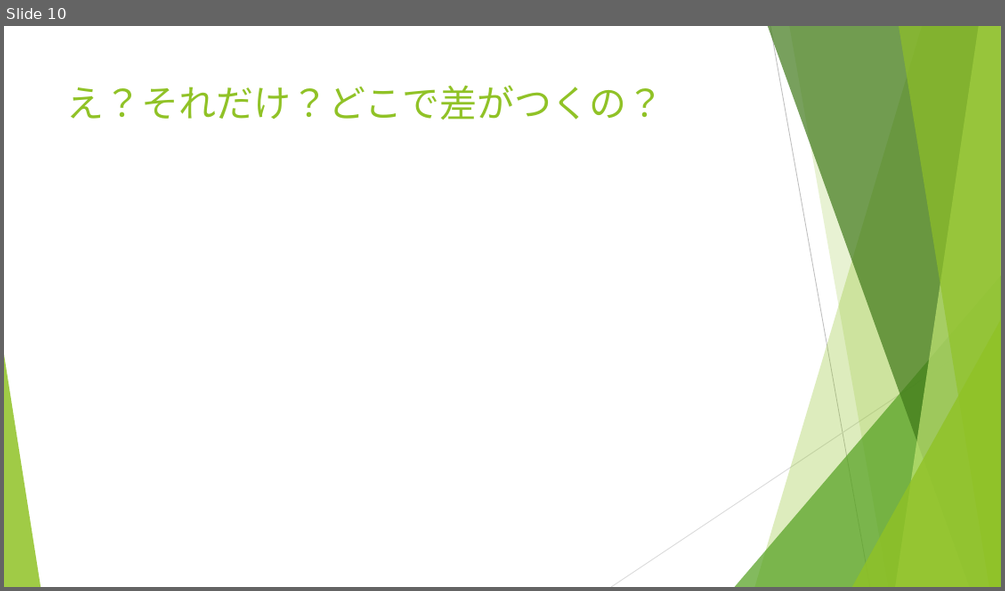
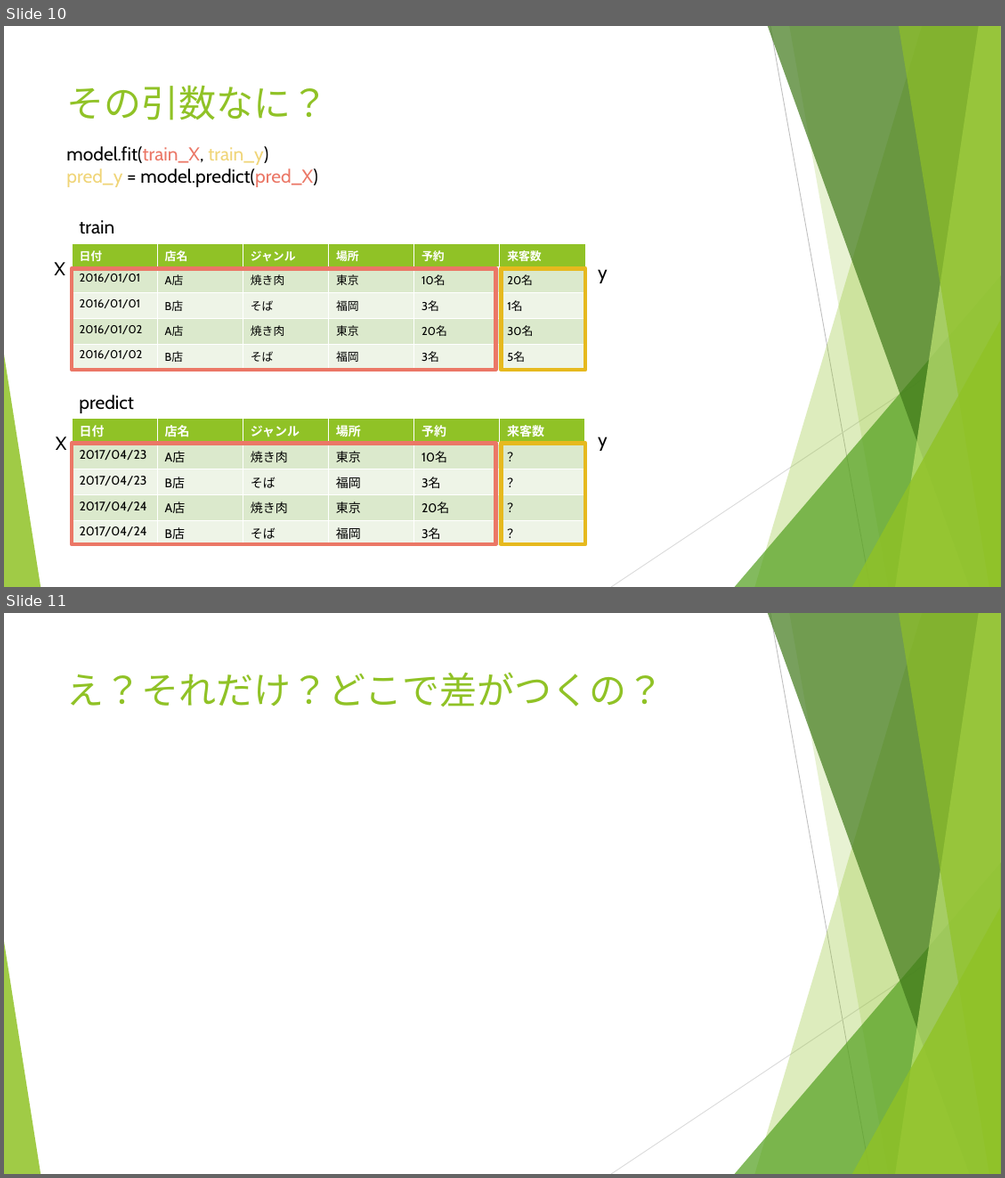
Before and after one commit to backonhighway/kaggle_recruit, a slide deck: 猫でもわかるKaggle.pptx. Shown one above the other, each under a label of ours: slide 10 before the commit, slides 10 and 11 after it. The pictures are 1005x591 and 1005x1178 pixels, drawn with LibreOffice and Linux fonts; fonts in the diff are those of the drawing. Boxes give left, top, right and bottom in pixels: in the first picture for what was removed or moved away, otherwise in the second. Text is boxed around its words. In the diff, an @@ line names an element or a change of style, - is before the commit and + after.

```diff
--- a/猫でもわかるKaggle.pptx
+++ b/猫でもわかるKaggle.pptx
@@ slide 10 added at (x1=4, y1=26, x2=1001, y2=587), background #FFFFFF; not listed: 10 template elements that a slide beside it also shows @@
@@ title added at (x1=67, y1=85, x2=329, y2=120), 36 pt, text #90C226 @@
+その引数なに？
@@ text added at (x1=66, y1=146, x2=317, y2=187), 18 pt, text #000000 @@
+model.fit(train_X, train_y)
+pred_y = model.predict(pred_X)
@@ text added at (x1=79, y1=220, x2=114, y2=234), 18 pt, text #000000 @@
+train
@@ text added at (x1=54, y1=262, x2=65, y2=275), 18 pt, text #000000 @@
+X
@@ table added at (x1=72, y1=244, x2=583, y2=370), 5 rows, 6 columns @@
+日付 | 店名 | ジャンル | 場所 | 予約 | 来客数
+2016/01/01 | A店 | 焼き肉 | 東京 | 10名 | 20名
+2016/01/01 | B店 | そば | 福岡 | 3名 | 1名
+2016/01/02 | A店 | 焼き肉 | 東京 | 20名 | 30名
+2016/01/02 | B店 | そば | 福岡 | 3名 | 5名
@@ rectangle added at (x1=72, y1=268, x2=496, y2=370), outline #EB7766 4 pt @@
@@ rectangle added at (x1=502, y1=268, x2=586, y2=370), outline #E6B91E 4 pt @@
@@ text added at (x1=598, y1=269, x2=607, y2=283), 18 pt, text #000000 @@
+y
@@ text added at (x1=79, y1=394, x2=134, y2=413), 18 pt, text #000000 @@
+predict
@@ table added at (x1=72, y1=418, x2=583, y2=544), 5 rows, 6 columns @@
+日付 | 店名 | ジャンル | 場所 | 予約 | 来客数
+2017/04/23 | A店 | 焼き肉 | 東京 | 10名 | ？
+2017/04/23 | B店 | そば | 福岡 | 3名 | ？
+2017/04/24 | A店 | 焼き肉 | 東京 | 20名 | ？
+2017/04/24 | B店 | そば | 福岡 | 3名 | ？
@@ text added at (x1=56, y1=436, x2=67, y2=450), 18 pt, text #000000 @@
+X
@@ rectangle added at (x1=72, y1=443, x2=496, y2=543), outline #EB7766 4 pt @@
@@ rectangle added at (x1=502, y1=443, x2=586, y2=543), outline #E6B91E 4 pt @@
@@ text added at (x1=598, y1=436, x2=607, y2=451), 18 pt, text #000000 @@
+y
@@ what was slide 10 is now slide 11 @@
```
Also in this commit, not shown: 5 slides changed, 4 other slides added, 3 slides removed.
